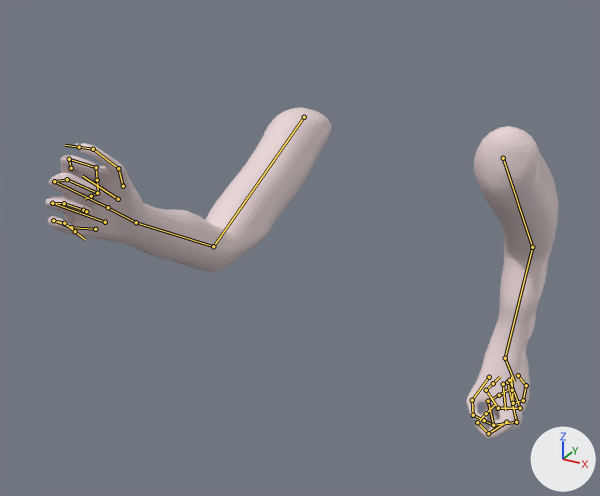
Renders of the FBX model Assets/3D Models/Antho/Sorcière/SorcièreFirstPerson.fbx from each side of a commit.
One viewpoint serves both versions: a 50 mm camera at (0.428, -0.896, 1.738) aimed at (-0.064, 0.0, 1.29). Every picture has the same lights, and +X, +Y and +Z are marked at lower right. Both versions are drawn at frame 31 of the action 'metarig|Run'; the numbers are the values there. The bones that bend it are drawn over the model as lines.

Objects in the first picture: 'Sorcière'.
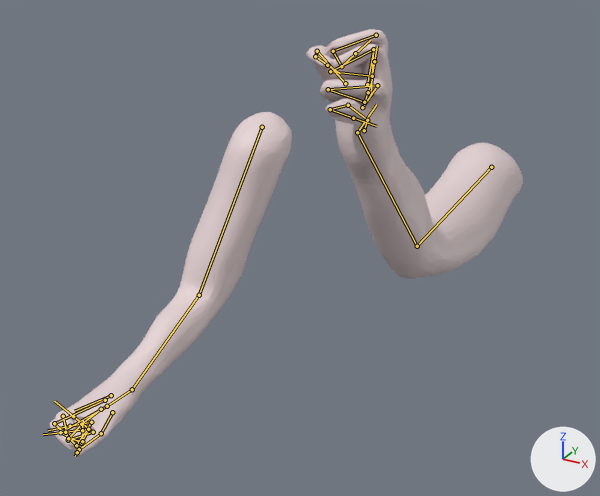
Pixel boxes (x1, y1, x2, y2) of what changed, in the pictures (600 x 496 px):
'Sorcière', posed (8% narrower, 30% taller)
    before: (46, 108, 559, 438)
    after: (50, 29, 523, 457)
bone 'upper_arm.L', root to tip
    before: (503, 158) to (532, 247)
    after: (491, 167) to (417, 246)
bone 'palm.01.L', root to tip
    before: (503, 384) to (505, 410)
    after: (367, 84) to (373, 50)
bone 'f_index.01.L', root to tip
    before: (506, 422) to (488, 433)
    after: (376, 35) to (333, 51)
bone 'f_index.02.L', root to tip
    before: (488, 433) to (477, 422)
    after: (333, 51) to (341, 66)
bone 'f_index.03.L', root to tip
    before: (477, 422) to (486, 413)
    after: (341, 66) to (355, 53)
bone 'thumb.01.L', root to tip
    before: (489, 377) to (472, 400)
    after: (345, 83) to (317, 51)
bone 'thumb.02.L', root to tip
    before: (472, 400) to (473, 415)
    after: (317, 51) to (315, 56)
bone 'thumb.03.L', root to tip
    before: (473, 415) to (484, 420)
    after: (315, 56) to (327, 65)
bone 'palm.02.L', root to tip
    before: (507, 382) to (516, 422)
    after: (371, 94) to (373, 49)
bone 'f_middle.01.L', root to tip
    before: (516, 422) to (493, 425)
    after: (373, 49) to (330, 71)
bone 'f_middle.02.L', root to tip
    before: (493, 425) to (488, 401)
    after: (330, 71) to (372, 76)
bone 'f_middle.03.L', root to tip
    before: (488, 401) to (499, 395)
    after: (372, 76) to (374, 61)
bone 'palm.03.L', root to tip
    before: (509, 380) to (520, 408)
    after: (362, 107) to (377, 85)
bone 'f_ring.01.L', root to tip
    before: (520, 408) to (498, 408)
    after: (377, 85) to (328, 89)
bone 'f_ring.02.L', root to tip
    before: (498, 408) to (486, 390)
    after: (328, 89) to (364, 102)
bone 'f_ring.03.L', root to tip
    before: (486, 390) to (493, 383)
    after: (364, 102) to (368, 92)
bone 'palm.04.L', root to tip
    before: (518, 375) to (526, 385)
    after: (364, 130) to (367, 120)
bone 'f_pinky.01.L', root to tip
    before: (526, 385) to (523, 400)
    after: (367, 120) to (348, 105)
bone 'f_pinky.02.L', root to tip
    before: (523, 400) to (513, 403)
    after: (348, 105) to (330, 109)
bone 'f_pinky.03.L', root to tip
    before: (513, 403) to (512, 390)
    after: (330, 109) to (353, 118)
bone 'upper_arm.R', root to tip
    before: (304, 117) to (213, 246)
    after: (262, 127) to (199, 295)
bone 'forearm.R', root to tip
    before: (213, 246) to (136, 222)
    after: (199, 295) to (132, 389)
bone 'palm.01.R', root to tip
    before: (118, 199) to (82, 176)
    after: (111, 395) to (74, 411)
bone 'f_index.01.R', root to tip
    before: (71, 168) to (69, 159)
    after: (63, 416) to (68, 440)
bone 'f_index.02.R', root to tip
    before: (69, 159) to (96, 167)
    after: (68, 440) to (93, 432)
bone 'f_index.03.R', root to tip
    before: (96, 167) to (97, 180)
    after: (93, 432) to (73, 416)
bone 'thumb.01.R', root to tip
    before: (123, 186) to (118, 168)
    after: (112, 412) to (101, 433)
bone 'thumb.02.R', root to tip
    before: (118, 168) to (93, 149)
    after: (101, 433) to (79, 449)
bone 'thumb.03.R', root to tip
    before: (93, 149) to (79, 147)
    after: (79, 449) to (77, 452)
bone 'palm.02.R', root to tip
    before: (108, 207) to (54, 181)
    after: (105, 400) to (54, 423)
bone 'f_middle.01.R', root to tip
    before: (54, 181) to (67, 179)
    after: (54, 423) to (76, 445)
bone 'f_middle.02.R', root to tip
    before: (67, 179) to (97, 193)
    after: (76, 445) to (91, 422)
bone 'f_middle.03.R', root to tip
    before: (97, 193) to (91, 196)
    after: (91, 422) to (70, 426)
bone 'f_ring.01.R', root to tip
    before: (52, 203) to (64, 203)
    after: (60, 432) to (81, 443)
bone 'f_ring.02.R', root to tip
    before: (64, 203) to (83, 210)
    after: (81, 443) to (88, 429)
bone 'f_ring.03.R', root to tip
    before: (83, 210) to (86, 211)
    after: (88, 429) to (65, 432)
bone 'palm.04.R', root to tip
    before: (95, 229) to (71, 227)
    after: (101, 409) to (81, 424)
bone 'f_pinky.01.R', root to tip
    before: (71, 227) to (53, 220)
    after: (81, 424) to (68, 438)
bone 'f_pinky.02.R', root to tip
    before: (53, 220) to (64, 223)
    after: (68, 438) to (82, 441)
bone 'f_pinky.03.R', root to tip
    before: (64, 223) to (75, 231)
    after: (82, 441) to (82, 430)

The edits, one by one:
Bone 'upper_arm.L' (bone_upper_arm_l) moves from (0.148, 0.089, -0.078) to (0.15, 0.099, -0.026).
Bone 'upper_arm.L' (bone_upper_arm_l) turns from (-55, 5, -19) to (73, 0, -13) degrees about its own x, y and z.
Bone 'palm.01.L' (bone_palm_01_l) turns from (0, 0, 0) to (3, 15, -11) degrees about its own x, y and z.
Bone 'f_index.01.L' (bone_f_index_01_l) turns from (39, -1, -3) to (87, 9, -16) degrees about its own x, y and z.
Bone 'f_index.02.L' (bone_f_index_02_l) turns from (76, 4, 6) to (92, 14, 19) degrees about its own x, y and z.
Bone 'f_index.03.L' (bone_f_index_03_l) turns from (82, 21, -6) to (123, -8, 12) degrees about its own x, y and z.
Bone 'thumb.01.L' (bone_thumb_01_l) turns from (-1, 1, 5) to (16, -3, 5) degrees about its own x, y and z.
Bone 'thumb.02.L' (bone_thumb_02_l) turns from (1, -2, -35) to (46, 18, 1) degrees about its own x, y and z.
Bone 'thumb.03.L' (bone_thumb_03_l) turns from (10, 2, -44) to (15, 3, -8) degrees about its own x, y and z.
Bone 'palm.02.L' (bone_palm_02_l) turns from (0, 0, 0) to (6, 15, -5) degrees about its own x, y and z.
Bone 'f_middle.01.L' (bone_f_middle_01_l) turns from (54, 1, -6) to (87, 11, -12) degrees about its own x, y and z.
Bone 'f_middle.02.L' (bone_f_middle_02_l) turns from (74, 16, -12) to (114, 8, -5) degrees about its own x, y and z.
Bone 'f_middle.03.L' (bone_f_middle_03_l) turns from (58, 13, -25) to (88, 26, -48) degrees about its own x, y and z.
Bone 'palm.03.L' (bone_palm_03_l) turns from (0, 0, 0) to (-4, 12, -8) degrees about its own x, y and z.
Bone 'f_ring.01.L' (bone_f_ring_01_l) turns from (53, 3, -27) to (64, 10, -29) degrees about its own x, y and z.
Bone 'f_ring.02.L' (bone_f_ring_02_l) turns from (51, 19, -13) to (117, 36, -27) degrees about its own x, y and z.
Bone 'f_ring.03.L' (bone_f_ring_03_l) turns from (44, 9, -34) to (65, 28, -53) degrees about its own x, y and z.
Bone 'palm.04.L' (bone_palm_04_l) turns from (0, 0, 0) to (7, -1, 18) degrees about its own x, y and z.
Bone 'f_pinky.01.L' (bone_f_pinky_01_l) turns from (0, 0, 0) to (-7, 4, -40) degrees about its own x, y and z.
Bone 'f_pinky.02.L' (bone_f_pinky_02_l) turns from (34, 13, -29) to (64, 12, -29) degrees about its own x, y and z.
Bone 'f_pinky.03.L' (bone_f_pinky_03_l) turns from (41, 26, -43) to (84, 30, 7) degrees about its own x, y and z.
Bone 'upper_arm.R' (bone_upper_arm_r) moves from (-0.156, 0.082, -0.131) to (-0.15, 0.099, -0.026).
Bone 'upper_arm.R' (bone_upper_arm_r) turns from (46, 8, 19) to (10, -11, 5) degrees about its own x, y and z.
Bone 'forearm.R' (bone_forearm_r) turns from (44, 3, -8) to (32, 9, -11) degrees about its own x, y and z.
Bone 'palm.01.R' (bone_palm_01_r) turns from (0, 0, 0) to (0, -4, 5) degrees about its own x, y and z.
Bone 'f_index.01.R' (bone_f_index_01_r) turns from (39, 1, 3) to (51, -4, 21) degrees about its own x, y and z.
Bone 'f_index.02.R' (bone_f_index_02_r) turns from (76, -4, -6) to (90, -14, -18) degrees about its own x, y and z.
Bone 'f_index.03.R' (bone_f_index_03_r) turns from (82, -21, 6) to (113, 8, -13) degrees about its own x, y and z.
Bone 'thumb.01.R' (bone_thumb_01_r) turns from (-1, -1, -5) to (20, -5, -2) degrees about its own x, y and z.
Bone 'thumb.02.R' (bone_thumb_02_r) turns from (1, 2, 35) to (40, -21, -1) degrees about its own x, y and z.
Bone 'thumb.03.R' (bone_thumb_03_r) turns from (10, -2, 44) to (37, 27, -6) degrees about its own x, y and z.
Bone 'palm.02.R' (bone_palm_02_r) turns from (0, 0, 0) to (0, -1, 4) degrees about its own x, y and z.
Bone 'f_middle.01.R' (bone_f_middle_01_r) turns from (54, -1, 6) to (71, -14, 0) degrees about its own x, y and z.
Bone 'f_middle.02.R' (bone_f_middle_02_r) turns from (74, -16, 12) to (102, -7, 13) degrees about its own x, y and z.
Bone 'f_middle.03.R' (bone_f_middle_03_r) turns from (58, -13, 25) to (88, -26, 48) degrees about its own x, y and z.
Bone 'f_ring.01.R' (bone_f_ring_01_r) turns from (53, -3, 27) to (74, -10, 36) degrees about its own x, y and z.
Bone 'f_ring.02.R' (bone_f_ring_02_r) turns from (51, -19, 13) to (82, -32, 12) degrees about its own x, y and z.
Bone 'f_ring.03.R' (bone_f_ring_03_r) turns from (44, -9, 34) to (62, -25, 52) degrees about its own x, y and z.
Bone 'palm.04.R' (bone_palm_04_r) turns from (0, 0, 0) to (1, 3, -9) degrees about its own x, y and z.
Bone 'f_pinky.01.R' (bone_f_pinky_01_r) turns from (0, 0, 0) to (-1, -20, 11) degrees about its own x, y and z.
Bone 'f_pinky.02.R' (bone_f_pinky_02_r) turns from (34, -13, 29) to (57, -9, 27) degrees about its own x, y and z.
Bone 'f_pinky.03.R' (bone_f_pinky_03_r) turns from (41, -26, 43) to (107, -30, -6) degrees about its own x, y and z.
